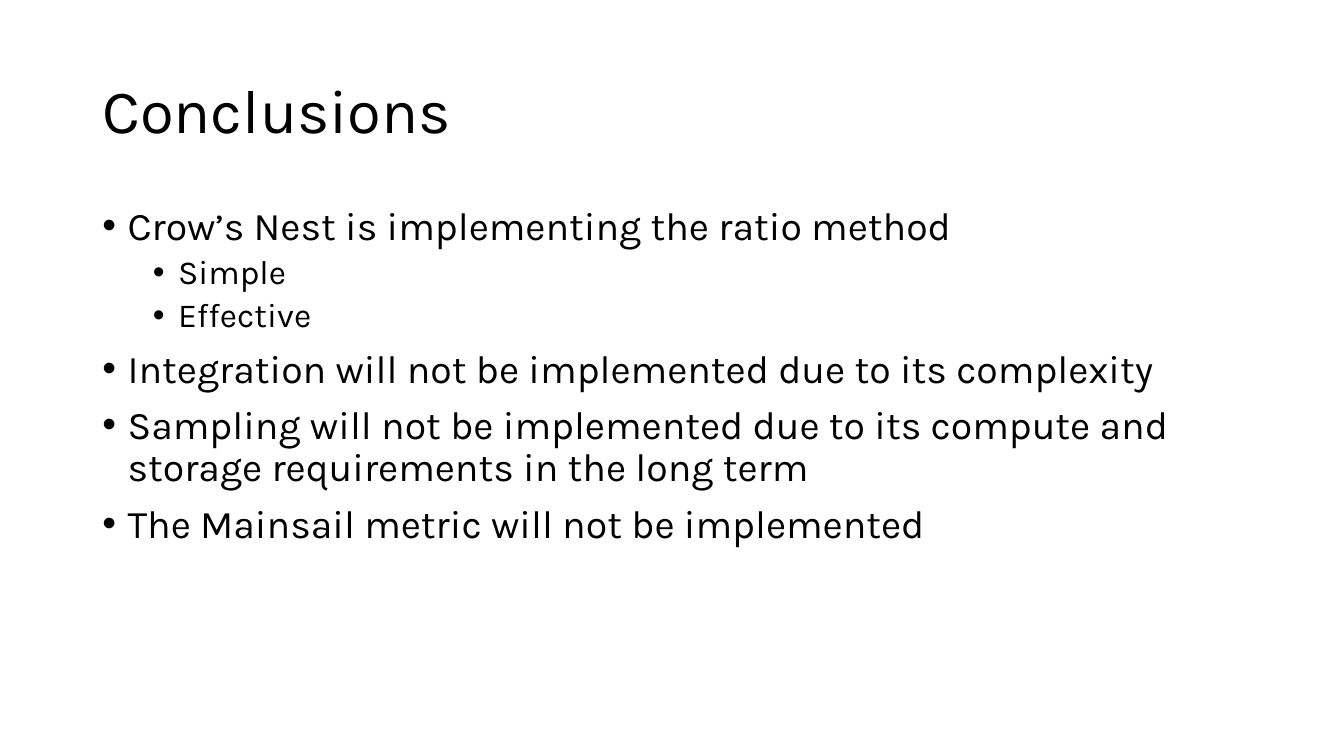
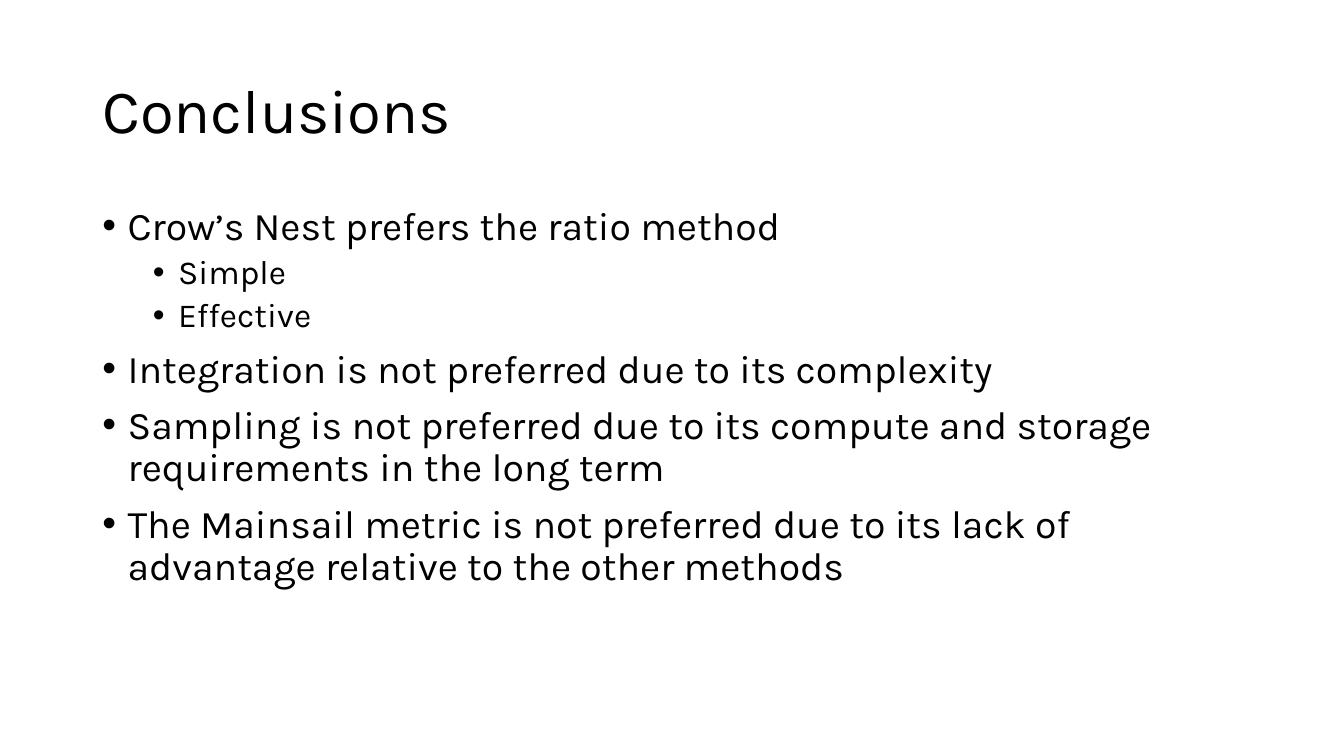
Before and after one commit to billjohnson-carrix/python, a slide deck: slide 5 of dwell time aggregations/Dwell Time Aggregations.pptx (slide 11 before the commit). Drawn at 1344x756 pixels with LibreOffice and Linux fonts; fonts in the diff are those of the drawing. Boxes give left, top, right and bottom in pixels: in the first picture for what was removed or moved away, otherwise in the second. Text is boxed around its words. In the diff, an @@ line names an element or a change of style, - is before the commit and + after.

```diff
--- a/dwell time aggregations/Dwell Time Aggregations.pptx
+++ b/dwell time aggregations/Dwell Time Aggregations.pptx
@@ text at box(128, 213, 780, 250): text changed @@
-• Crow’s Nest is implementing the ratio method
+• Crow’s Nest prefers the ratio method
@@ text at box(128, 356, 1152, 590): text changed @@
-• Integration will not be implemented due to its complexity
-• Sampling will not be implemented due to its compute and storage requirements in the long term
-• The Mainsail metric will not be implemented
+• Integration is not preferred due to its complexity
+• Sampling is not preferred due to its compute and storage requirements in the long term
+• The Mainsail metric is not preferred due to its lack of advantage relative to the other methods
```
Also in this commit, not shown: 3 other slides changed, 1 slide added, 5 other files.
